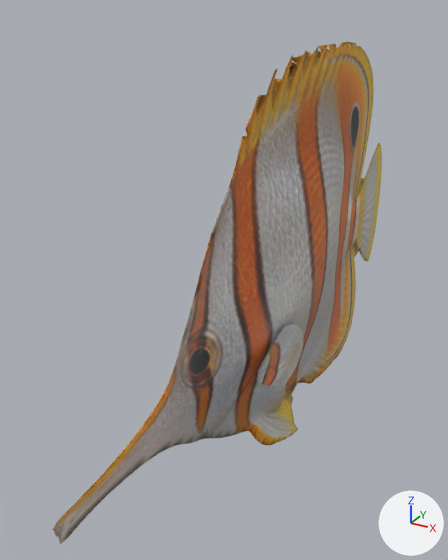
The glTF model src/rendering/assets/splat-fish/copperband-butterflyfish.glb: old version first, new version second.
Both versions are drawn from a 50 mm camera at (0.66, -1.577, 0.754) aimed at (-0.161, -0.085, 0.008). Lighting does not change. The marker at lower right points along +X, +Y and +Z. The older version comes first.

The first picture shows 'copperband-butterflyfish_Mesh'.
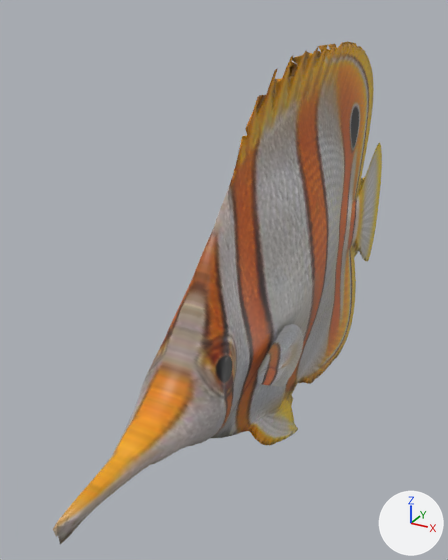
Edits to the bpy script that builds the scene:
```text
Change me_copperband_butterflyfish_geo:
    where me_copperband_butterflyfish_geo.from_pydata(...)  # 5242 vertices, 10306 faces; spans x -0.13..0.13, y -1.0..1.0, z -0.66..0.66
    used by ob_copperband_butterflyfish_mesh; location = (0.0, 0.0, 0.0)
    me_copperband_butterflyfish_geo part 1: 438 of 5242 vertices moved; they spanned x -0.07..0.07, y -0.94..-0.36, z -0.27..0.27 and now span x -0.1..0.1, y -0.94..-0.36, z -0.27..0.27; mean shift (0.0, 0.0, 0.0); largest move (0.01, -0.58, -0.05) -> (0.1, -0.58, -0.05)
```

Boxes [x1, y1, x2, y2] around the edits, measured in the pictures (448 x 560 px; the box of a moved part takes in the faces that stretch with it):
part 1 of me_copperband_butterflyfish_geo, moved or reshaped
    before: [66, 223, 258, 536]
    after: [66, 224, 259, 536]
